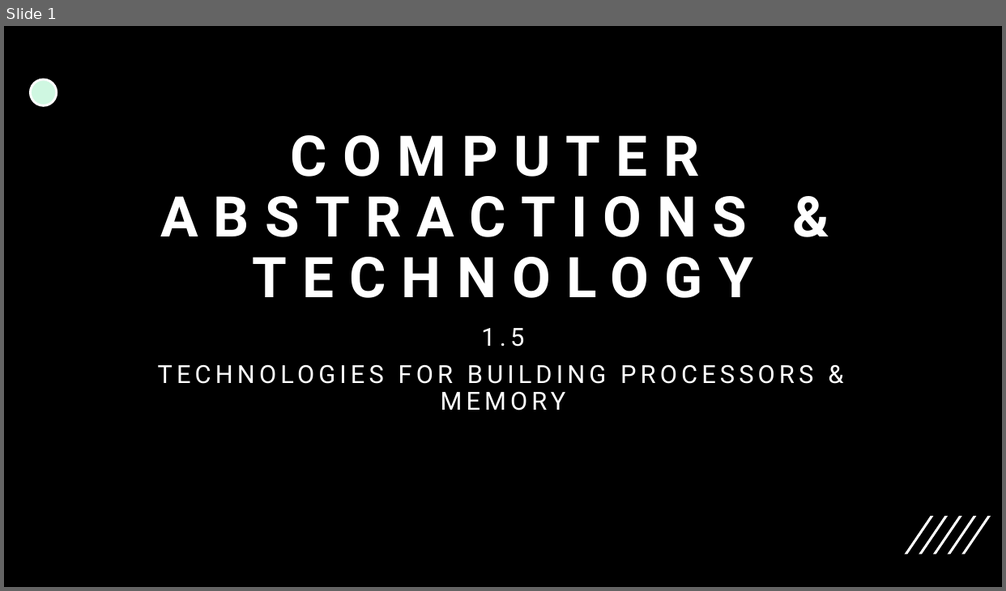
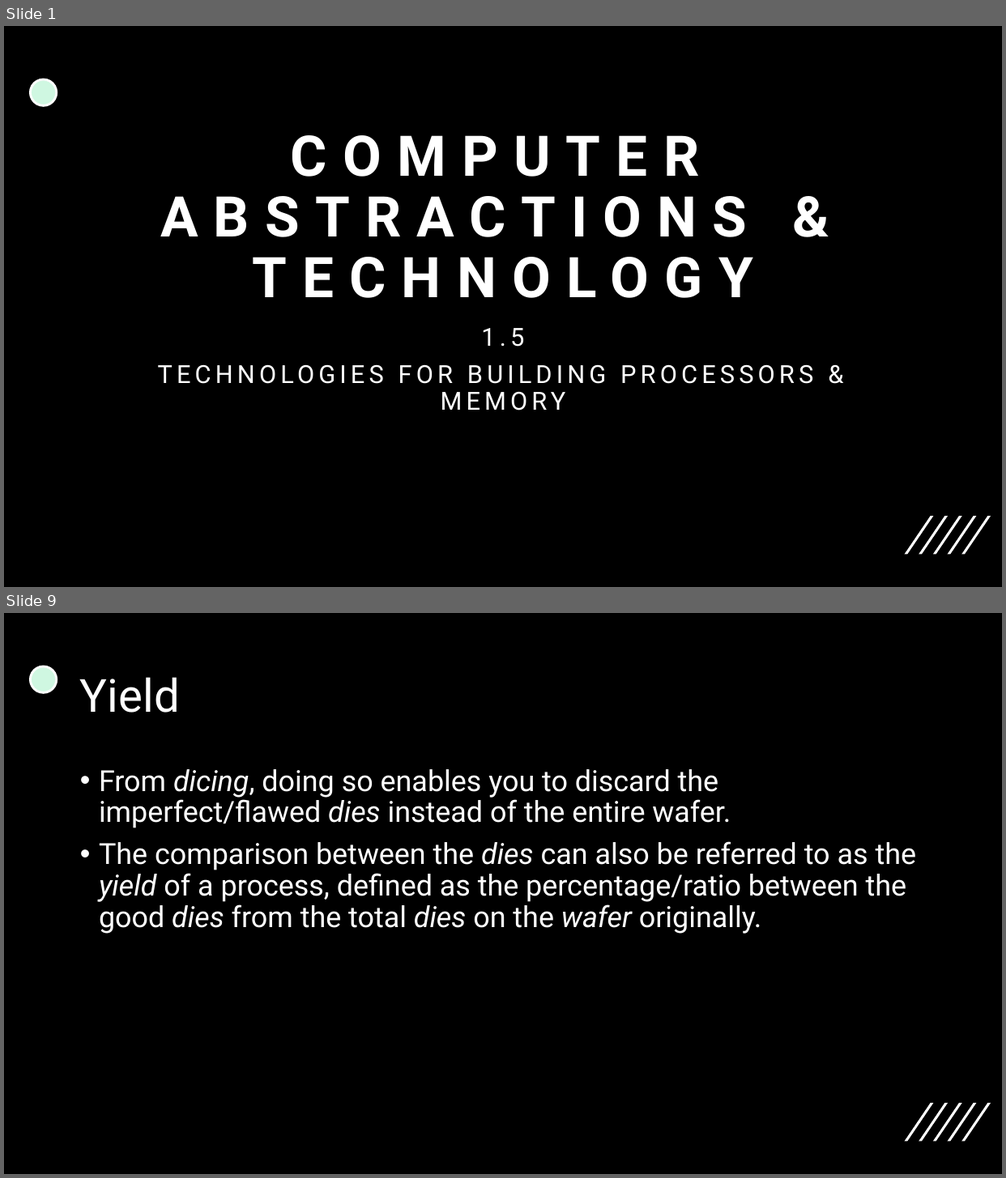
Before and after one commit to 00bayz/csci370_presentations, a slide deck: csci370_ch1_presentation.pptx. Shown one above the other, each under a label of ours: slide 1 before the commit, slides 1 and 9 after it; the slides between them are not shown. The pictures are 1006x591 and 1006x1178 pixels, drawn with LibreOffice and Linux fonts; fonts in the diff are those of the drawing. Boxes give left, top, right and bottom in pixels: in the first picture for what was removed or moved away, otherwise in the second. Text is boxed around its words. In the diff, an @@ line names an element or a change of style, - is before the commit and + after.

```diff
--- a/csci370_ch1_presentation.pptx
+++ b/csci370_ch1_presentation.pptx
@@ slide 9 added at <box>4,613,1002,1174</box>, background #000000; not listed: 6 template elements that a slide beside it also shows @@
@@ title added at <box>80,677,180,713</box>, 44 pt, text #FFFFFF @@
+Yield
@@ text added at <box>99,769,917,934</box>, 28 pt, text #FFFFFF @@
+• From dicing, doing so enables you to discard the imperfect/flawed dies instead of the entire wafer.
+• The comparison between the dies can also be referred to as the yield of a process, defined as the percentage/ratio between the good dies from the total dies on the wafer originally.
```
Also in this commit, not shown: 7 other slides added.
